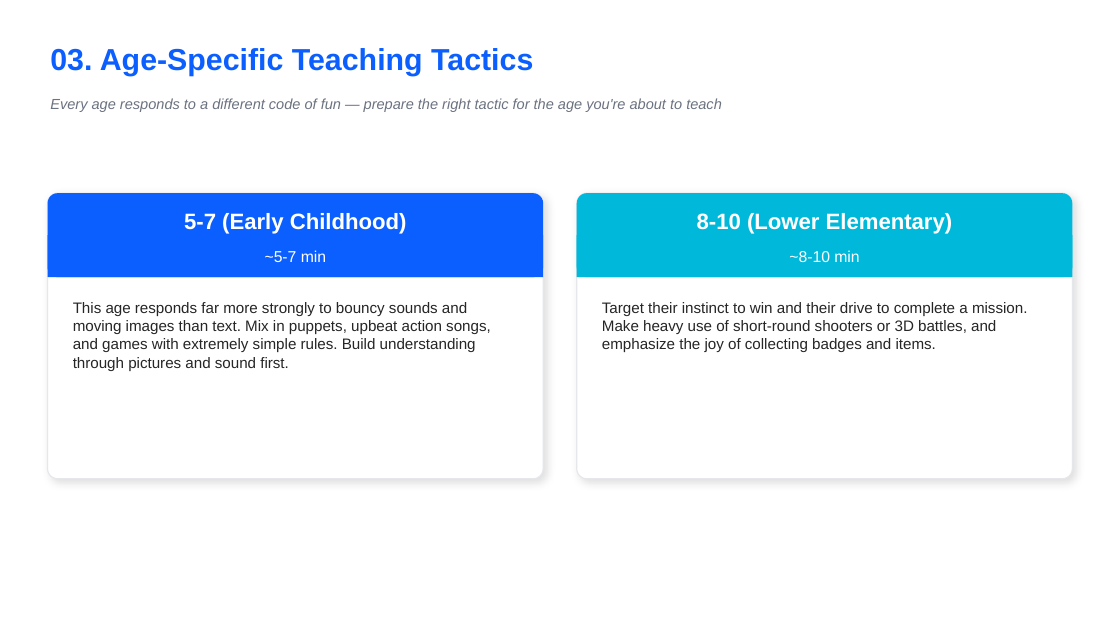
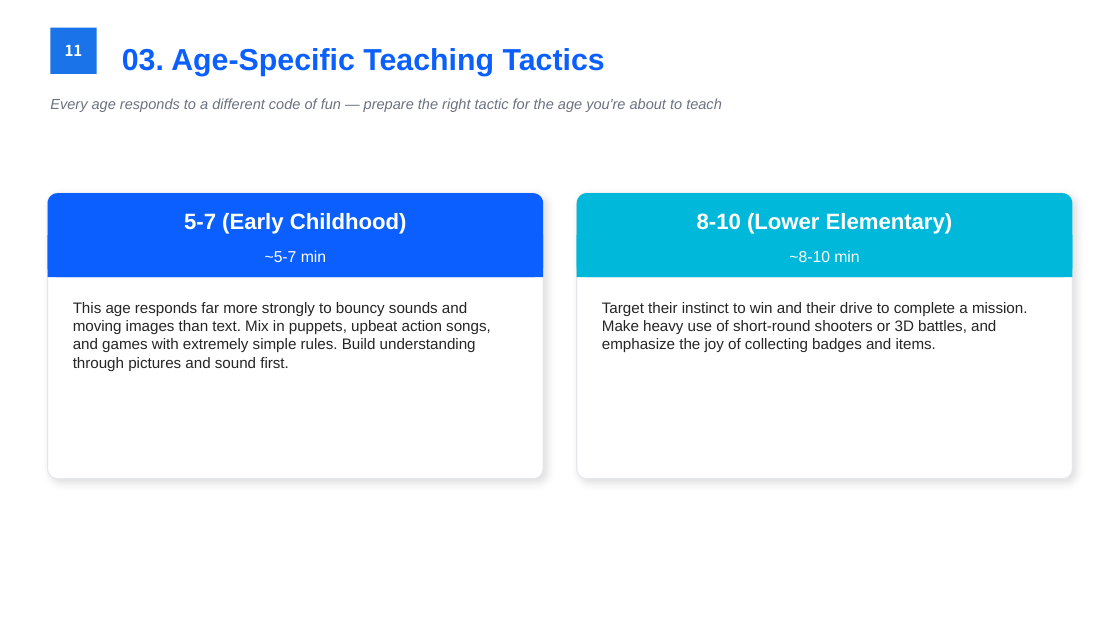
Before and after one commit to navy111p-sudo/mangoiweb, a slide deck: slide 13 of cloudflare-deploy/public/library/teacher/train-en.pptx (slide 12 before the commit). Drawn at 1120x630 pixels with LibreOffice and Linux fonts; fonts in the diff are those of the drawing. Boxes give left, top, right and bottom in pixels: in the first picture for what was removed or moved away, otherwise in the second. Text is boxed around its words. In the diff, an @@ line names an element or a change of style, - is before the commit and + after.

```diff
--- a/cloudflare-deploy/public/library/teacher/train-en.pptx
+++ b/cloudflare-deploy/public/library/teacher/train-en.pptx
@@ rectangle added at bbox=[50, 28, 97, 74], fill #1A73E8, 13 pt, text #FFFFFF, bold @@
+11
@@ text "03. Age-Specific Teaching Tactics": place and size @@
-text "03. Age-Specific Teaching Tactics" at bbox=[50, 48, 533, 76]
+text "03. Age-Specific Teaching Tactics" at bbox=[122, 48, 605, 76]
```
Also in this commit, not shown: 18 other slides changed, 1 slide added, 1 other file.
